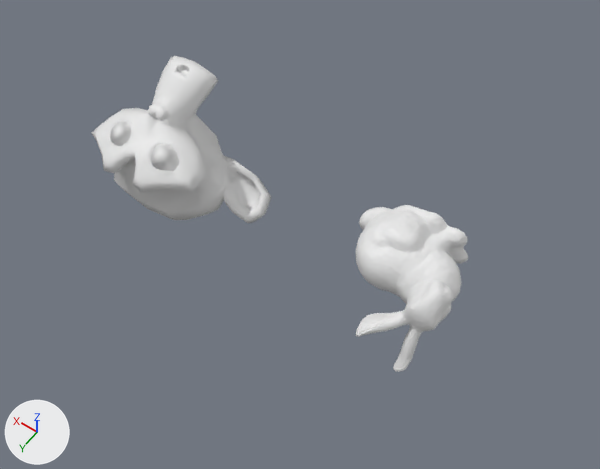
Two versions of the Blender file RayTracingTheNextWeekCUDA/resources/models/suzanne/suzanne.blend, one commit apart.
The view is the same before and after, from a camera (50 mm lens) standing at (-3.78, 5.28, 7.83) and looking at (-0.26, 0.36, 0.09). Every picture has the same lights, and +X, +Y and +Z are marked at lower left.

Objects in the first picture: 'bunny', 'suzanne.001'.
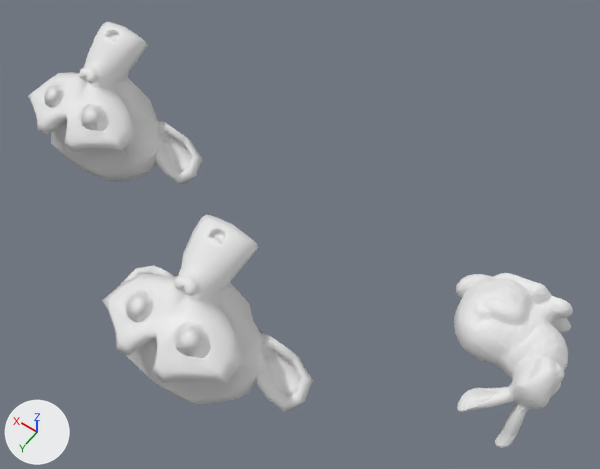
Boxes [x1, y1, x2, y2] around the edits, measured in the pictures (600 x 469 px):
'suzanne.001', moved
    before: [91, 56, 271, 223]
    after: [28, 22, 202, 184]
'bunny', moved
    before: [356, 205, 468, 372]
    after: [454, 273, 573, 448]
'Suzanne', added
    after: [102, 214, 313, 411]

Edits to the bpy script that builds the scene:
```text
Add me_suzanne:
    me_suzanne.from_pydata(...)  # 507 vertices, 967 faces; spans x -1.37..1.37, y -0.85..0.85, z -0.98..0.98
    me_suzanne.polygons.foreach_set('use_smooth', [True] * 967)
Change ob_suzanne_001:
    ob_suzanne_001.location: (2.02, -0.09, -0.08) -> (3.2, -0.09, -0.08)
Change ob_bunny:
    ob_bunny.location: (-1.28, 0.02, 0.21) -> (-2.66, 0.05, -0.01)
Add ob_suzanne:
    ob_suzanne = bpy.data.objects.new('Suzanne', me_suzanne)
    ob_suzanne.location = (0.0, 1.79, 0.0)
    ob_suzanne.rotation_euler = (-2.094, 0.0, 0.0)  # degrees (-120, 0, 0)
```
